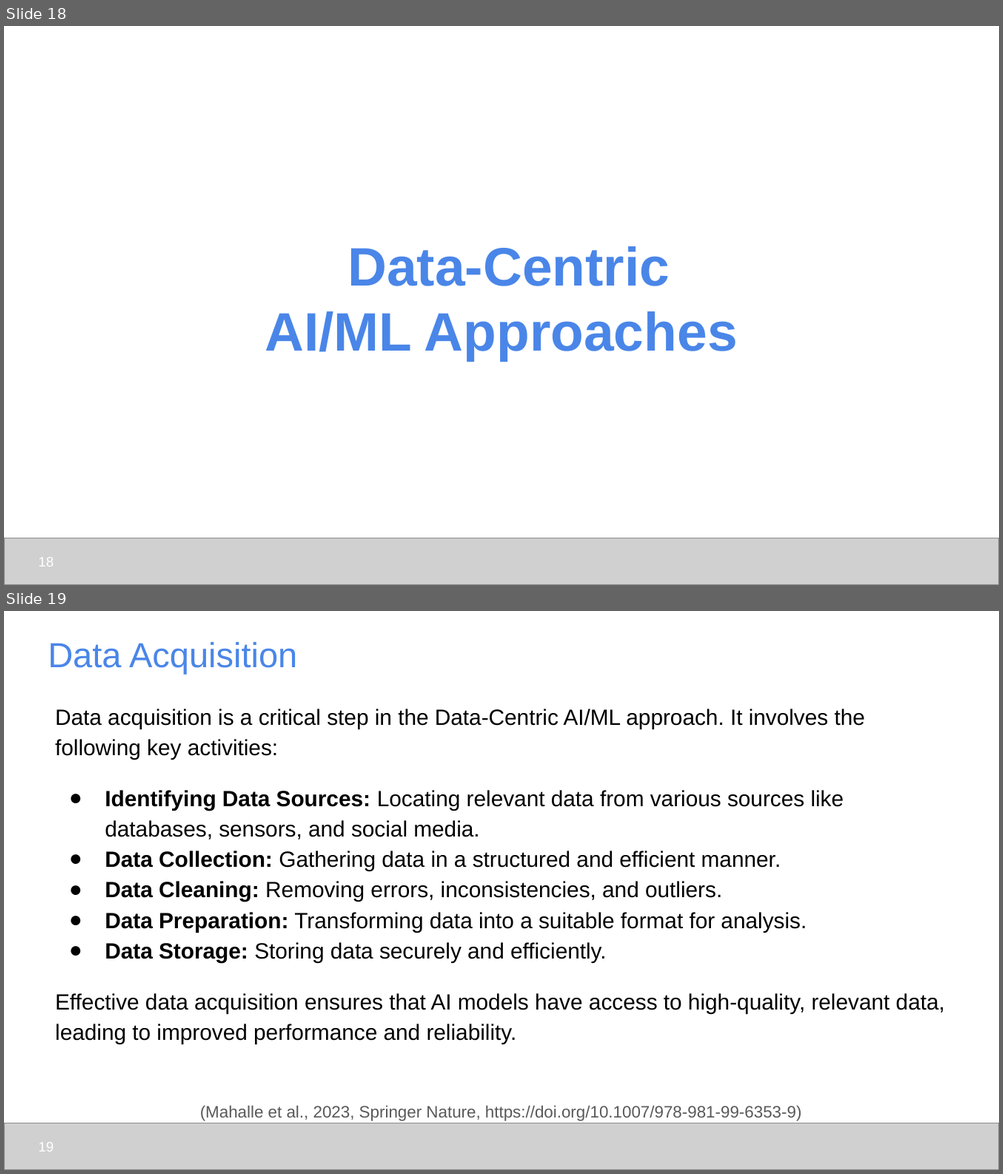
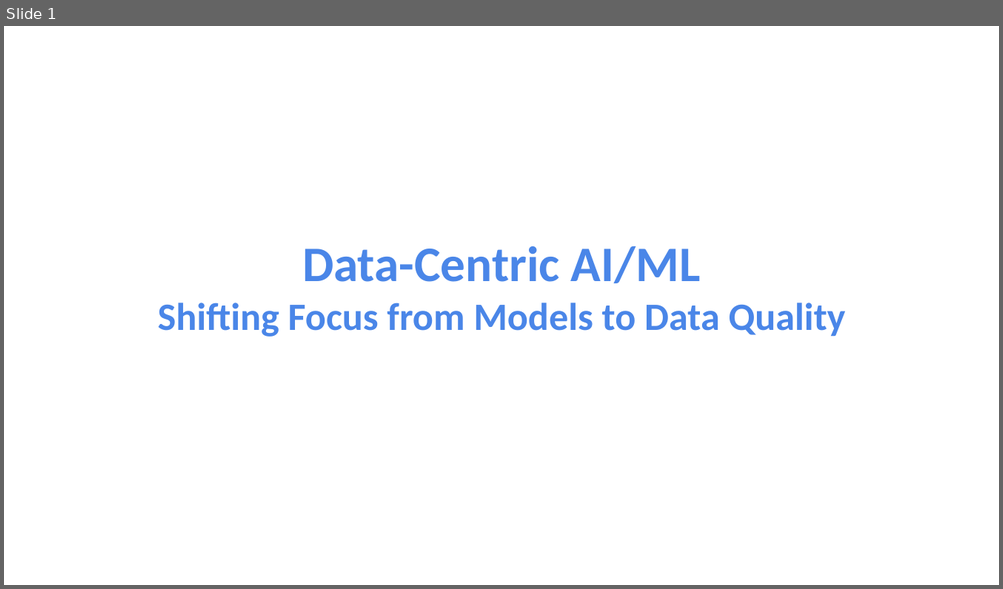
Before and after one commit to udel-cbcb/NIGMS-Sandbox-UD, a slide deck: Submodule_2/Lectures/Submodule_2_Lecture_3_Data_Centric_AI_ML.pptx. Shown one above the other, each under a label of ours: slides 18 and 19 before the commit, slide 1 after it. The pictures are 1003x1174 and 1003x589 pixels, drawn with LibreOffice and Linux fonts; fonts in the diff are those of the drawing; grey boxes stand for pictures; background and template pictures are left out. Boxes give left, top, right and bottom in pixels: in the first picture for what was removed or moved away, otherwise in the second. Text is boxed around its words. In the diff, an @@ line names an element or a change of style, - is before the commit and + after.

```diff
--- a/Submodule_2/Lectures/Submodule_2_Lecture_3_Data_Centric_AI_ML.pptx
+++ b/Submodule_2/Lectures/Submodule_2_Lecture_3_Data_Centric_AI_ML.pptx
@@ slide 19 removed at [4, 611, 999, 1170], background #FFFFFF @@
@@ title removed at [48, 642, 297, 674] @@
-Data Acquisition
@@ text removed at [55, 709, 945, 1045] @@
-Data acquisition is a critical step in the Data-Centric AI/ML approach. It involves the following key activities:
-● Identifying Data Sources: Locating relevant data from various sources like databases, sensors, and social media.
-● Data Collection: Gathering data in a structured and efficient manner.
-● Data Cleaning: Removing errors, inconsistencies, and outliers.
-● Data Preparation: Transforming data into a suitable format for analysis.
-● Data Storage: Storing data securely and efficiently.
-Effective data acquisition ensures that AI models have access to high-quality, relevant data, leading to improved performance and reliability.
@@ text removed at [200, 1106, 802, 1122] @@
-(Mahalle et al., 2023, Springer Nature, https://doi.org/10.1007/978-981-99-6353-9)
@@ picture removed at [4, 1123, 999, 1170] @@
@@ page number removed at [38, 1142, 54, 1152] @@
-19
@@ what was slide 18 is now slide 1 @@
@@ slide 1 changed as well @@
@@ title at [158, 247, 845, 337]: text changed; size 39.2 to 28 pt; font Arial to Calibri @@
-Data-Centric
-AI/ML Approaches
+Data-Centric AI/ML
+Shifting Focus from Models to Data Quality
@@ picture removed at [4, 538, 999, 585] @@
@@ page number removed at [38, 557, 54, 567] @@
-18
```
Also in this commit, not shown: 4 other slides changed, 4 slides added, 20 other slides removed, 3 other files.
